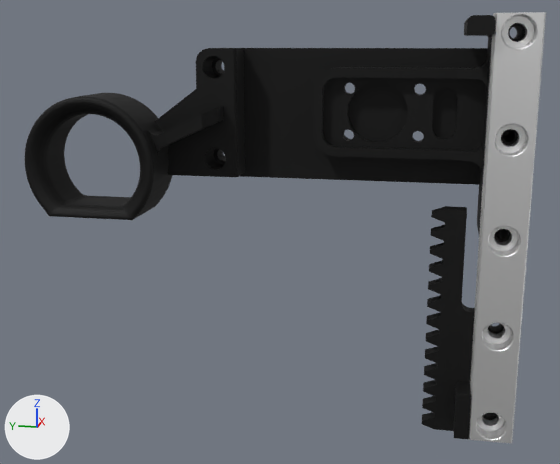
A saved change to the glTF model arx5_description/meshes/ac1/link7.glb.
Camera for both pictures: a 50 mm camera at (-0.1774, -0.0175, 0.0142) aimed at (0.0196, 0.0219, -0.0351). Arrows for +X, +Y and +Z are at lower left; the lights stay in place. The picture after the commit comes second. Where no turn or scale is listed for an object, it has been applied to the vertices. Vertices at exactly the same position are counted once.

The scene before the commit, as lines of its bpy script (objects in view):
```python
me_left_link17 = bpy.data.meshes.new('left_link17')
me_left_link17.from_pydata(...)  # 3716 vertices, 7500 faces; spans x -0.025..0.071, y -0.0368..0.0711, z -0.0695..0.0193
# faces by material slot: [5602, 1898]
me_left_link17.materials.append(mat_black_metal)  # dark grey #303030
me_left_link17.materials.append(mat_silver)  # white #e7e7e7
ob_left_link17 = bpy.data.objects.new('left_link17', me_left_link17)
ob_left_link17.location = (0.0, 0.0, 0.0)
```
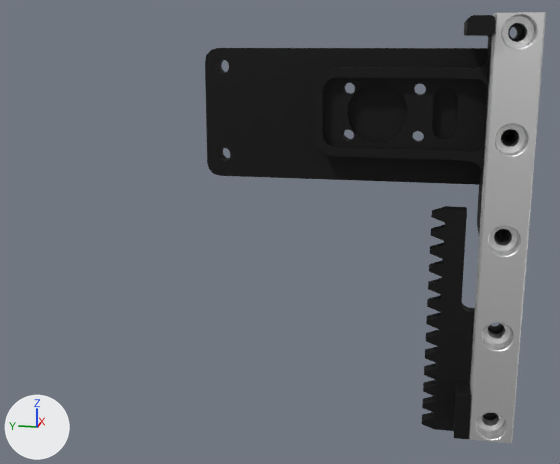
What differs and where, as boxes (x1, y1, x2, y2) in the pictures (560 x 464 px):
```json
{"object": "left_link17", "change": "reshaped", "before": [25, 12, 546, 443], "after": [205, 12, 546, 443], "on screen": "34% narrower"}
{"part": 1, "of": "me_left_link17", "change": "deleted", "before": [25, 48, 283, 220]}
```

The change, as JSON lines over the scene's bpy script:
```json
{"block": "me_left_link17", "where": "# used by ob_left_link17; location = (0.0, 0.0, 0.0)"}
{"op": "remove", "block": "me_left_link17", "code": "me_left_link17.from_pydata(...)  # 3716 vertices, 7500 faces; spans x -0.025..0.071, y -0.0368..0.0711, z -0.0695..0.0193"}
{"op": "add", "block": "me_left_link17", "code": "me_left_link17.from_pydata(...)  # 2233 vertices, 4526 faces; spans x -0.025..0.071, y -0.0368..0.0342, z -0.0695..0.0193"}
{"block": "me_left_link17", "change": "me_left_link17 part 1: 1483 vertices removed from x -0.0224..-0.005, y 0.0252..0.0711, z -0.0236..0.0127"}
```
